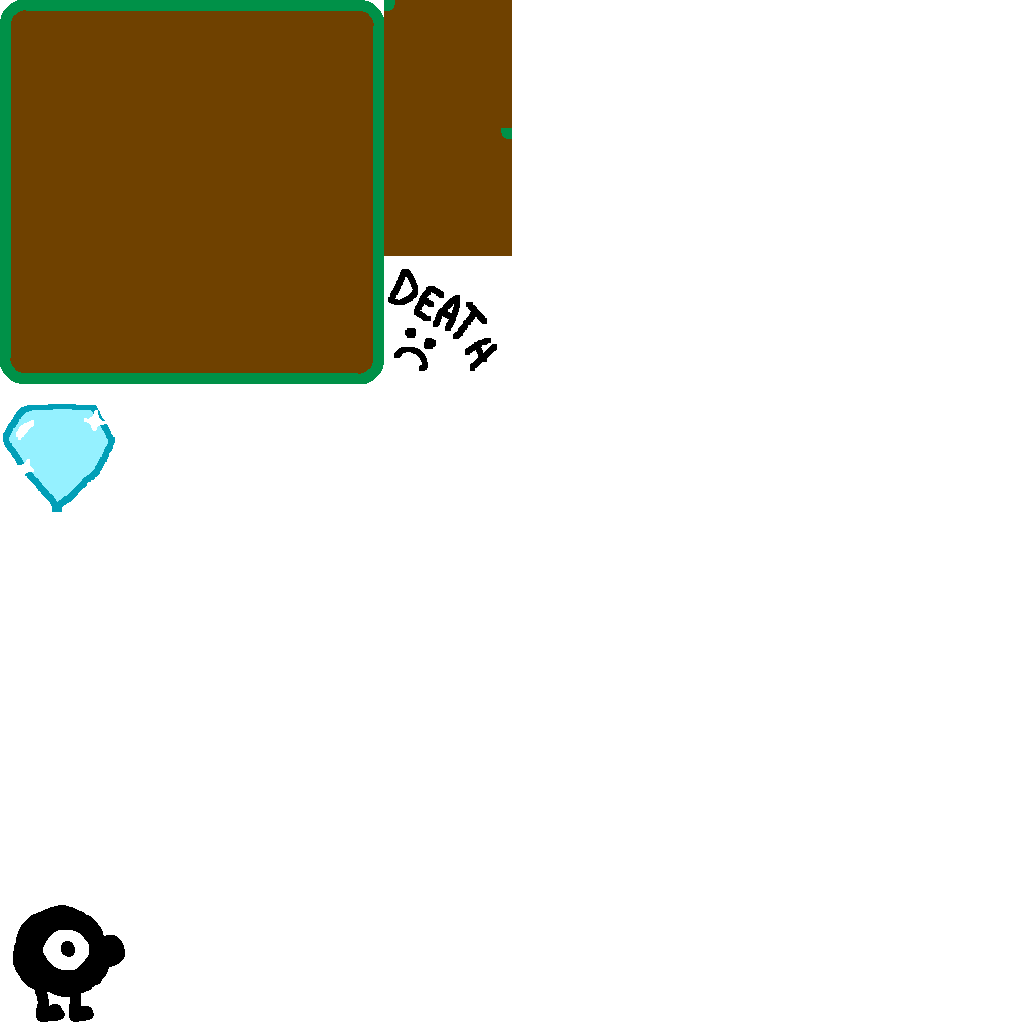
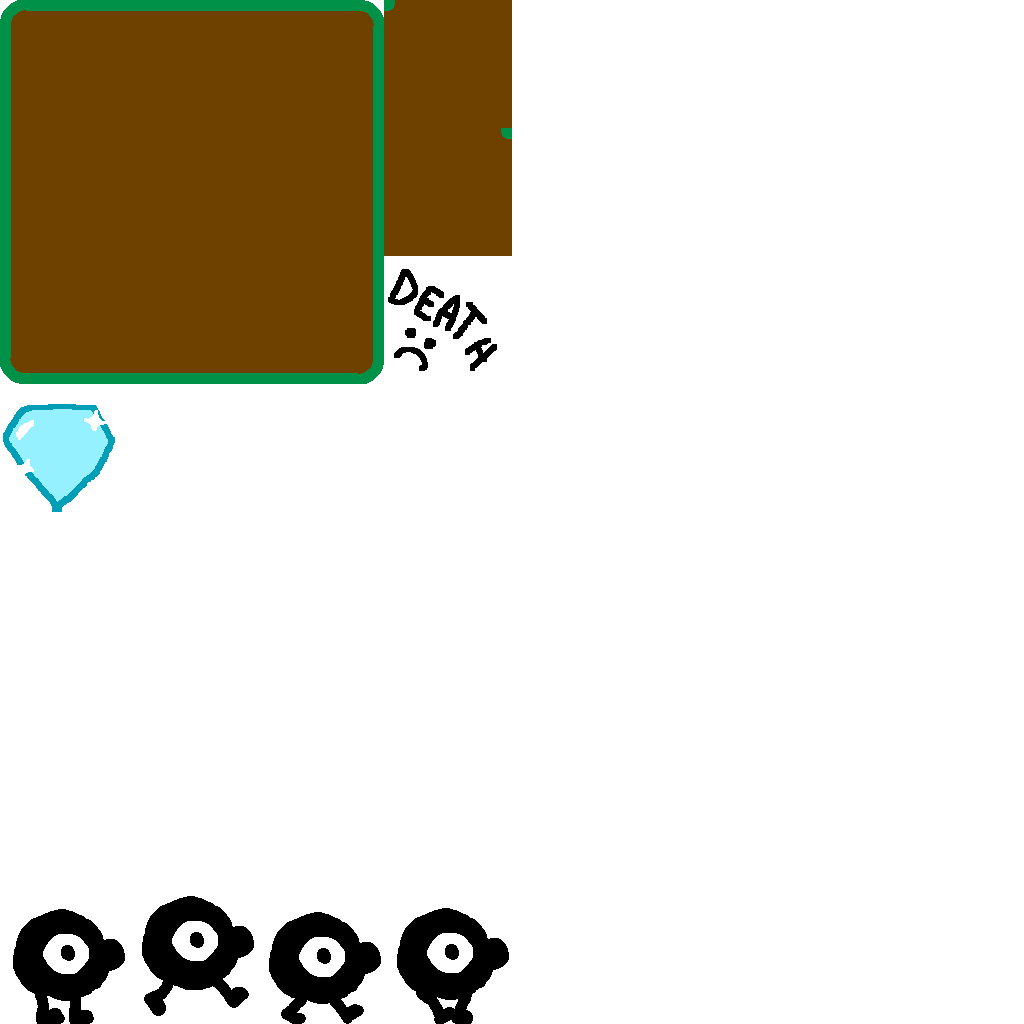
Layered file, before and after one edit (1024x1024). Changes by layer:
added layer "jump" above "walk2" over [142, 896, 254, 1016]
added layer "walk2" above "walk1" over [397, 908, 509, 1024]
added layer "walk1" above "stand" over [269, 912, 381, 1024]
renamed "character1" to "stand", painted on it over [13, 905, 125, 1024]
